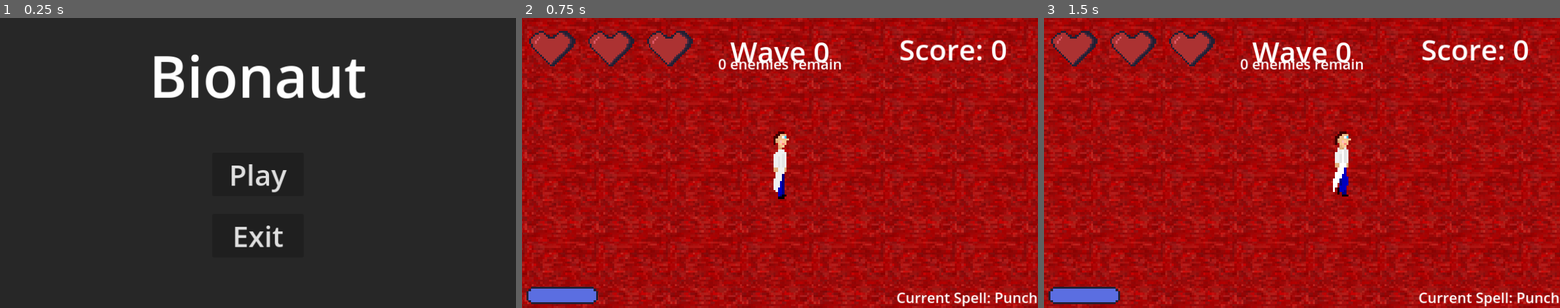
Above: before the commit, frames 1-3 (left to right).
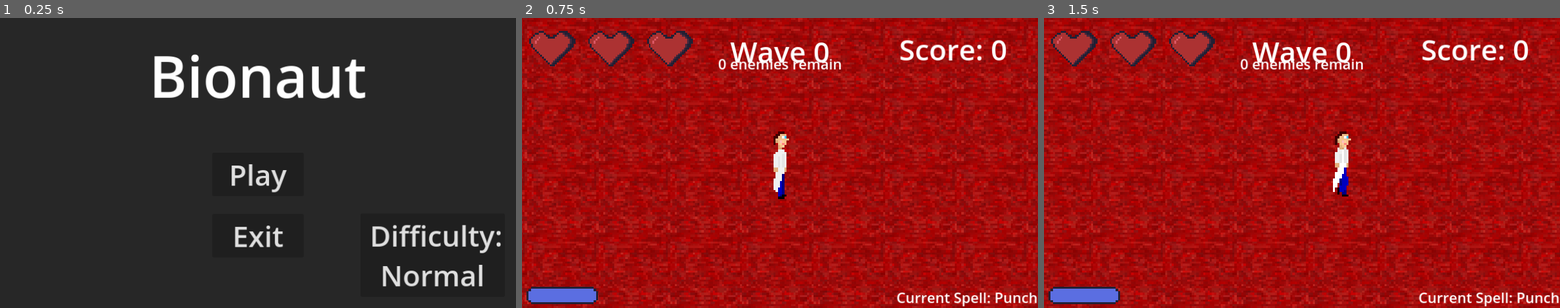
Above: after the commit, the same moments.

Repository: TheFlameFish/HawkesJam-1-Entry
Game: Godot game, scene res://Scenes/MainMenu.tscn
The game is run twice, just before and just after one commit, with the same random seed, the same clock (stepped at 60 frames per second) and the same inputs. Sound files missing from this copy of the repository are replaced by a short silence.
Inputs (mouse positions are in pixels of both pictures, inside the frame that each line leads up to):
- Up to frame 1 (0.25 s): no input
- Up to frame 2 (0.75 s): click "Play" at 0.5 s
- Up to frame 3 (1.5 s): tap Enter at 1.25 s; move the mouse to (1415, 148) at 1.27 s; hold D (move_right) from 1.28 s (still down); tap Mouse wheel up (spell_next) at 1.35 s

The runs differ from the first frame. In frame 1, 1.4% of the frame differs, in the area x 72-98%, y 71-93%; in frame 2, nothing differs; in frame 3, nothing differs.

Commit message:
Added difficulty options

Diff:
--- /dev/null
+++ b/Scenes/DifficultyButton.gd
@@ -0,0 +1,21 @@
+extends Button
+
+var difficulty_index = 2
+var difficulties = [0.1,0.5,1,2,5,10]
+var difficulty_names = ["Cakewalk","Easy","Normal","Hard","Nightmare","Suffering"]
+
+# Called when the node enters the scene tree for the first time.
+func _ready():
+	difficulty_index = difficulties.find(Global.difficulty)
+
+
+# Called every frame. 'delta' is the elapsed time since the previous frame.
+func _process(delta):
+	text = " Difficulty: \n" + str(difficulty_names[difficulty_index])
+	Global.difficulty = difficulties[difficulty_index]
+
+func _on_pressed():
+	if difficulty_index + 1 > difficulties.size() - 1:
+		difficulty_index = 0
+	else:
+		difficulty_index += 1
--- a/Scenes/GameOverScreen.tscn
+++ b/Scenes/GameOverScreen.tscn
@@ -1,7 +1,8 @@
-[gd_scene load_steps=9 format=3 uid="uid://gtufsfnhco7t"]
+[gd_scene load_steps=11 format=3 uid="uid://gtufsfnhco7t"]
 
 [ext_resource type="Script" path="res://Scripts/GameOverScreen.gd" id="1_b2nlf"]
 [ext_resource type="AudioStream" uid="uid://q64nbujd2vpo" path="res://Sounds/lose.wav" id="2_ouy8p"]
+[ext_resource type="Script" path="res://Scenes/DifficultyButton.gd" id="3_mwcmo"]
 
 [sub_resource type="StyleBoxFlat" id="StyleBoxFlat_pqip5"]
 bg_color = Color(0.152941, 0.152941, 0.152941, 1)
@@ -21,6 +22,9 @@
 font_names = PackedStringArray("Bahnschrift")
 
 [sub_resource type="SystemFont" id="SystemFont_lqorg"]
+font_names = PackedStringArray("Bahnschrift")
+
+[sub_resource type="SystemFont" id="SystemFont_hxsmb"]
 font_names = PackedStringArray("Bahnschrift")
 
 [node name="GameOverScreen" type="CanvasLayer"]
@@ -84,5 +88,26 @@
 [node name="LoseSFX" type="AudioStreamPlayer" parent="."]
 stream = ExtResource("2_ouy8p")
 
+[node name="Difficulty" type="Button" parent="."]
+anchors_preset = 3
+anchor_left = 1.0
+anchor_top = 1.0
+anchor_right = 1.0
+anchor_bottom = 1.0
+offset_left = -347.0
+offset_top = -209.0
+offset_right = -25.0
+offset_bottom = -25.0
+grow_horizontal = 0
+grow_vertical = 0
+size_flags_horizontal = 4
+size_flags_vertical = 4
+theme_override_fonts/font = SubResource("SystemFont_hxsmb")
+theme_override_font_sizes/font_size = 64
+text = " Difficulty:
+###"
+script = ExtResource("3_mwcmo")
+
 [connection signal="pressed" from="PanelContainer/MarginContainer/Rows/CenterContainer/Rows/Restart" to="." method="_on_restart_pressed"]
 [connection signal="pressed" from="PanelContainer/MarginContainer/Rows/CenterContainer/Rows/Exit" to="." method="_on_exit_pressed"]
+[connection signal="pressed" from="Difficulty" to="Difficulty" method="_on_pressed"]
--- a/Scenes/MainMenu.tscn
+++ b/Scenes/MainMenu.tscn
@@ -1,6 +1,7 @@
-[gd_scene load_steps=8 format=3 uid="uid://brqxar3lprdmn"]
+[gd_scene load_steps=9 format=3 uid="uid://brqxar3lprdmn"]
 
 [ext_resource type="Script" path="res://Scripts/MainMenuScreen.gd" id="1_yyx3e"]
+[ext_resource type="Script" path="res://Scenes/DifficultyButton.gd" id="2_4hm6f"]
 [ext_resource type="AudioStream" uid="uid://vkvmfkth71lc" path="res://Sounds/music/Bionaut-battle.ogg" id="2_kki4v"]
 
 [sub_resource type="StyleBoxFlat" id="StyleBoxFlat_pqip5"]
@@ -72,5 +73,26 @@
 stream = ExtResource("2_kki4v")
 autoplay = true
 
+[node name="Difficulty" type="Button" parent="."]
+anchors_preset = 3
+anchor_left = 1.0
+anchor_top = 1.0
+anchor_right = 1.0
+anchor_bottom = 1.0
+offset_left = -347.0
+offset_top = -209.0
+offset_right = -25.0
+offset_bottom = -25.0
+grow_horizontal = 0
+grow_vertical = 0
+size_flags_horizontal = 4
+size_flags_vertical = 4
+theme_override_fonts/font = SubResource("SystemFont_bsjcy")
+theme_override_font_sizes/font_size = 64
+text = " Difficulty:
+###"
+script = ExtResource("2_4hm6f")
+
 [connection signal="pressed" from="PanelContainer/MarginContainer/Rows/CenterContainer/Rows/Restart" to="." method="_on_restart_pressed"]
 [connection signal="pressed" from="PanelContainer/MarginContainer/Rows/CenterContainer/Rows/Exit" to="." method="_on_exit_pressed"]
+[connection signal="pressed" from="Difficulty" to="Difficulty" method="_on_pressed"]
--- a/Scripts/Wand.gd
+++ b/Scripts/Wand.gd
@@ -19,6 +19,9 @@
 	fireball_spell = $Fireball
 	player = $"../.."
 
+	if Global.difficulty < 1:
+		add_spell("Flame",3)
+
 # Called every frame. 'delta' is the elapsed time since the previous frame.
 func _process(delta):
 	check_inputs()
@@ -32,7 +35,10 @@
 			print("Spell Next Accepted")
 			currentSpellIndex = newSpellIndex
 			currentSpell = obtainedSpells[currentSpellIndex]
-			print(currentSpell)
+		else:
+			currentSpellIndex = 0
+			currentSpell = obtainedSpells[currentSpellIndex]
+		print(currentSpell)
 	if Input.is_action_just_released("spell_previous"):
 		print("Spell Previous Attempted")
 		var newSpellIndex = currentSpellIndex - 1
@@ -40,7 +46,10 @@
 			print("Spell Previous Accepted")
 			currentSpellIndex = newSpellIndex
 			currentSpell = obtainedSpells[currentSpellIndex]
-			print(currentSpell)
+		else:
+			currentSpellIndex = obtainedSpells.size() - 1
+			currentSpell = obtainedSpells[currentSpellIndex]
+		print(currentSpell)
 
 	notify_equipped()
 
--- a/Scripts/global.gd
+++ b/Scripts/global.gd
@@ -1,3 +1,5 @@
 extends Node
 
 var score = 0
+
+var difficulty = 1
--- a/Scripts/main.gd
+++ b/Scripts/main.gd
@@ -74,6 +74,7 @@
 	else:
 		immune_label.text = ""
 
+
 func start_wave():
 	music_player.play_battle()
 	wave += 1
@@ -82,7 +83,11 @@
 		spell_maximums.append(3)
 	print("Starting wave " + str(wave))
 	random.randomize()
-	var enemy_spawn_number = random.randi_range(int(1+(wave/10)),int(3+(wave/5)))
+	var enemy_spawn_number = random.randi_range(
+		int(ceil((1+(wave/10)) * Global.difficulty)),
+		int(ceil((3+(wave/5)) * Global.difficulty)))
+
+	##print(str(int(3+(wave/5) * Global.difficulty)))
 	enemies_remaining = enemy_spawn_number
 	enemies_remaining_last_frame = enemy_spawn_number
 	print("Spawning " + str(enemy_spawn_number) + " enemies")
@@ -105,7 +110,9 @@
 	print("Spawned enemy at " + str(node.position) + ":")
 	print(node)
 	random.randomize()
-	node.health = round(random.randf_range(1+(wave/7),3+(wave/2)))
+	node.health = round(random.randf_range(
+		ceil((1+(wave/7)) * Global.difficulty),
+		ceil((3+(wave/2)) * Global.difficulty)))
 	print("Enemy given health: " + str(node.health))
 
 func spawn_immune_system():
--- a/project.godot
+++ b/project.godot
@@ -54,12 +54,14 @@
 "deadzone": 0.5,
 "events": [Object(InputEventMouseButton,"resource_local_to_scene":false,"resource_name":"","device":-1,"window_id":0,"a …(253 unchanged characters)…
 , Object(InputEventJoypadButton,"resource_local_to_scene":false,"resource_name":"","device":-1,"button_index":14,"pressure":0.0,"pressed":true,"script":null)
+, Object(InputEventKey,"resource_local_to_scene":false,"resource_name":"","device":-1,"window_id":0,"alt_pressed":false,"shift_pressed":false,"ctrl_pressed":false,"meta_pressed":false,"pressed":false,"keycode":0,"physical_keycode":69,"key_label":0,"unicode":101,"echo":false,"script":null)
 ]
 }
 spell_previous={
 "deadzone": 0.5,
 "events": [Object(InputEventMouseButton,"resource_local_to_scene":false,"resource_name":"","device":-1,"window_id":0,"a …(253 unchanged characters)…
 , Object(InputEventJoypadButton,"resource_local_to_scene":false,"resource_name":"","device":-1,"button_index":13,"pressure":0.0,"pressed":true,"script":null)
+, Object(InputEventKey,"resource_local_to_scene":false,"resource_name":"","device":-1,"window_id":0,"alt_pressed":false,"shift_pressed":false,"ctrl_pressed":false,"meta_pressed":false,"pressed":false,"keycode":0,"physical_keycode":81,"key_label":0,"unicode":113,"echo":false,"script":null)
 ]
 }
 spell_use={
